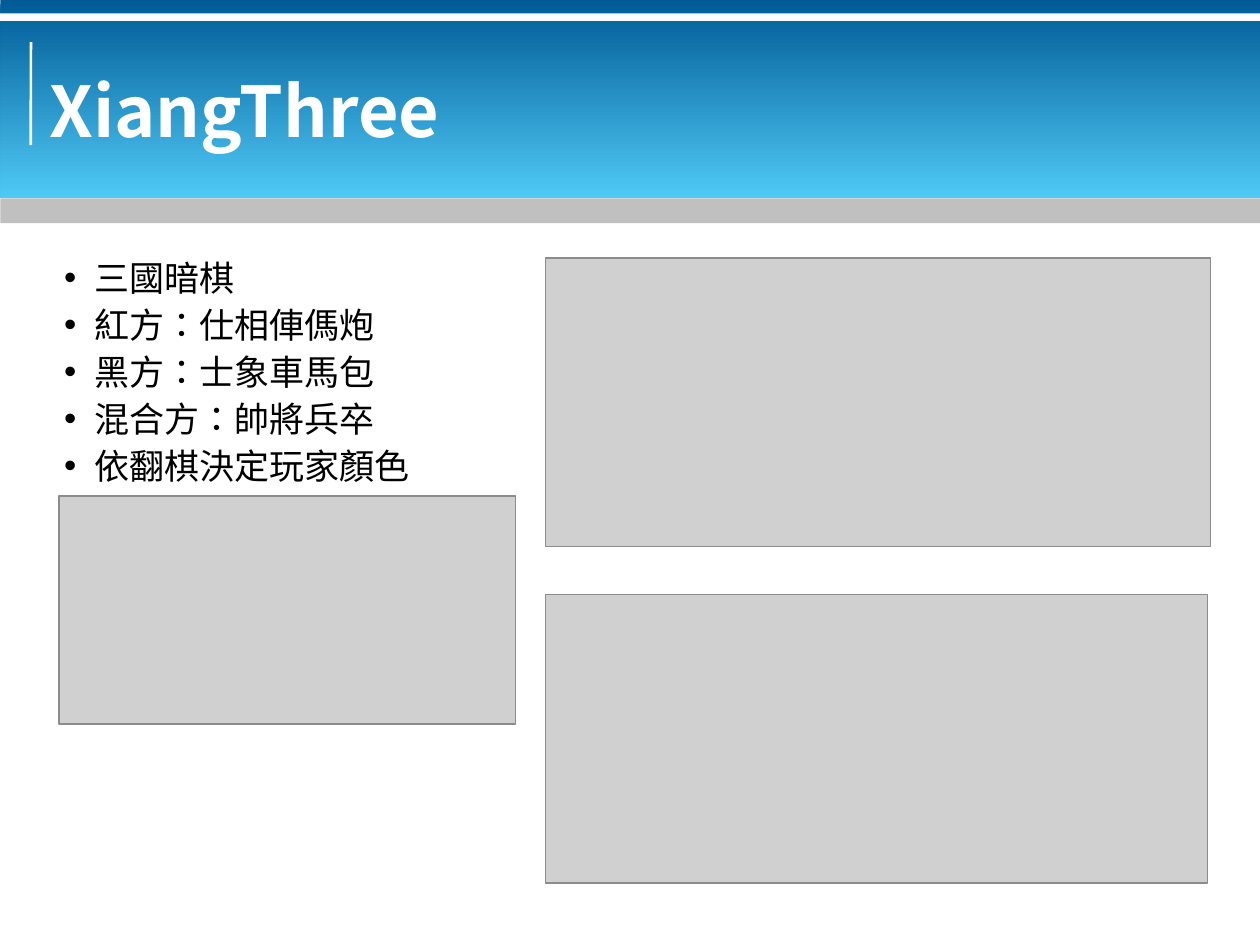
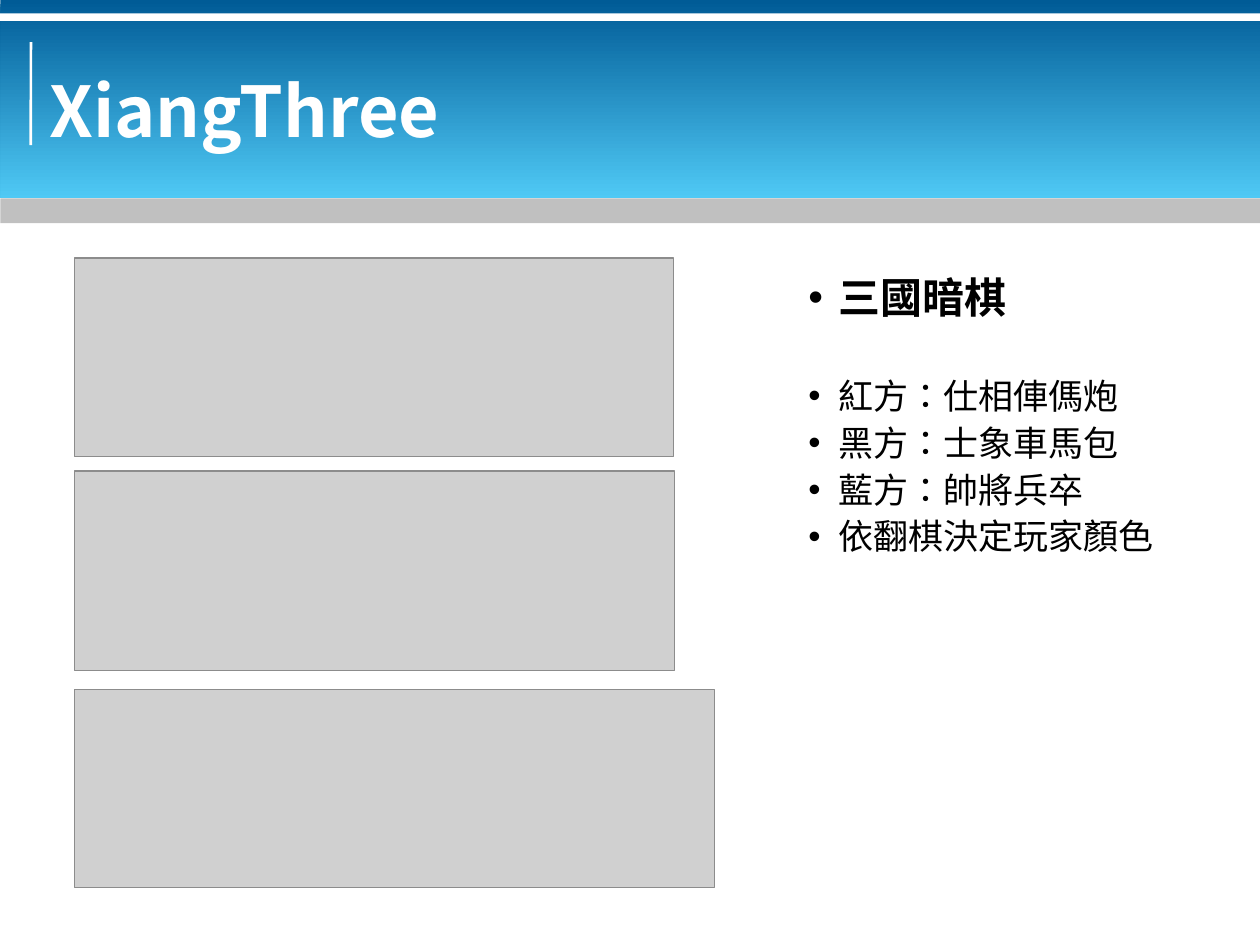
Before and after one commit to bluebat/.presentations, a slide deck: slide 8 of gamelets-arena-for-ai-players.odp. Drawn at 1260x945 pixels with LibreOffice and Linux fonts; fonts in the diff are those of the drawing; grey boxes stand for pictures; background and template pictures are left out. Boxes give left, top, right and bottom in pixels: in the first picture for what was removed or moved away, otherwise in the second. Text is boxed around its words. In the diff, an @@ line names an element or a change of style, - is before the commit and + after.

```diff
--- a/gamelets-arena-for-ai-players.odp
+++ b/gamelets-arena-for-ai-players.odp
@@ picture resized from (x1=59, y1=496, x2=517, y2=724) to (x1=74, y1=258, x2=674, y2=456) @@
@@ text "三國暗棋" moved from (x1=94, y1=261, x2=409, y2=482) to (x1=838, y1=277, x2=1153, y2=552) @@
@@ text at (x1=838, y1=277, x2=1006, y2=317): size 20 to 24 pt, bold on in "三國暗棋" @@
@@ picture resized from (x1=546, y1=258, x2=1211, y2=547) to (x1=74, y1=471, x2=674, y2=672) @@
@@ text at (x1=838, y1=473, x2=1083, y2=506): text changed @@
-• 混合方：帥將兵卒
+• 藍方：帥將兵卒
@@ picture resized from (x1=546, y1=595, x2=1208, y2=883) to (x1=74, y1=689, x2=714, y2=887) @@
```
Also in this commit, not shown: 5 other slides changed, 1 other file.
